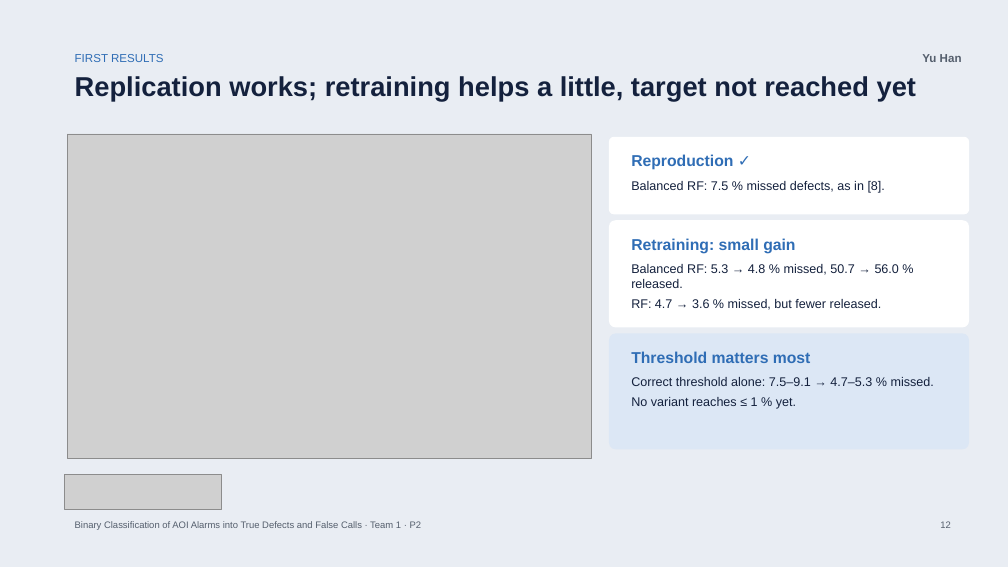
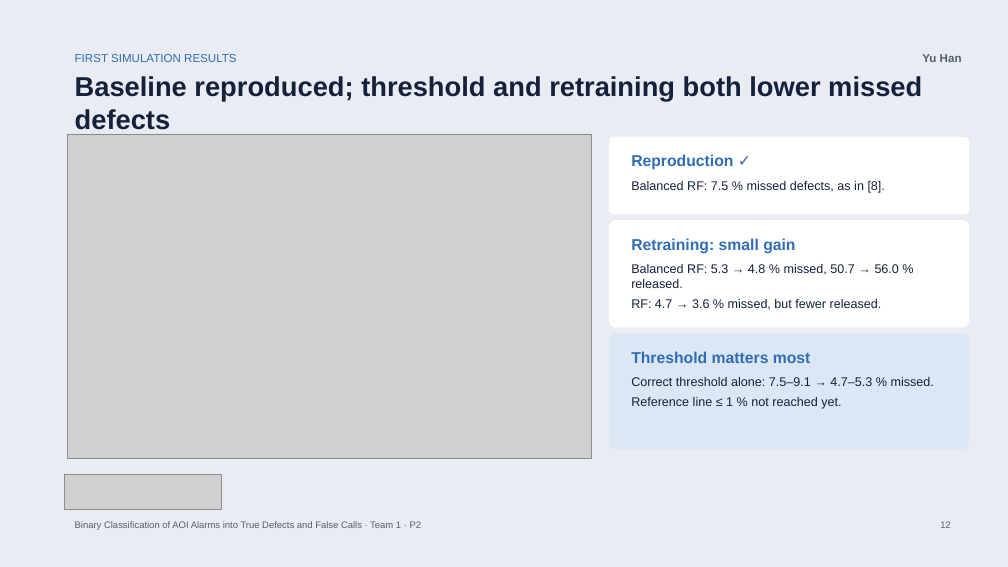
Before and after one commit to bodhi584/aoi-false-call-classification, a slide deck: slide 12 of docs/slides_p2.pptx. Drawn at 1008x567 pixels with LibreOffice and Linux fonts; fonts in the diff are those of the drawing; grey boxes stand for pictures. Boxes give left, top, right and bottom in pixels: in the first picture for what was removed or moved away, otherwise in the second. Text is boxed around its words. In the diff, an @@ line names an element or a change of style, - is before the commit and + after.

Commit message:
Frame the project as a production simulation with switches; targets of Pfab & Rothering as reference lines (#32, #36)

```diff
--- a/docs/slides_p2.pptx
+++ b/docs/slides_p2.pptx
@@ text at <box>75,54,236,62</box>: text changed @@
-FIRST RESULTS
+FIRST SIMULATION RESULTS
@@ text at <box>75,76,922,130</box>: text changed @@
-Replication works; retraining helps a little, target not reached yet
+Baseline reproduced; threshold and retraining both lower missed defects
@@ text at <box>631,397,841,409</box>: text changed @@
-No variant reaches ≤ 1 % yet.
+Reference line ≤ 1 % not reached yet.
```
Also in this commit, not shown: 5 other slides changed, 3 other files.
